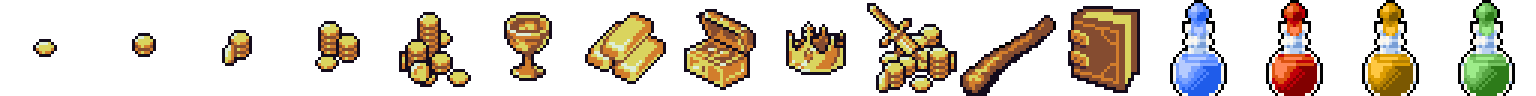
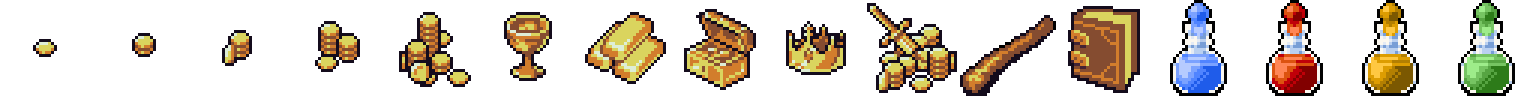
Layers edited between the first and the second 1536 x 96 image:
painted on "Layer 3" over [1368, 87, 1413, 96]
painted on "Layer 4" over [1464, 87, 1509, 96]
painted on "Layer 2" over [1272, 87, 1317, 96]
painted on "Layer 6" over [1176, 87, 1221, 96]
